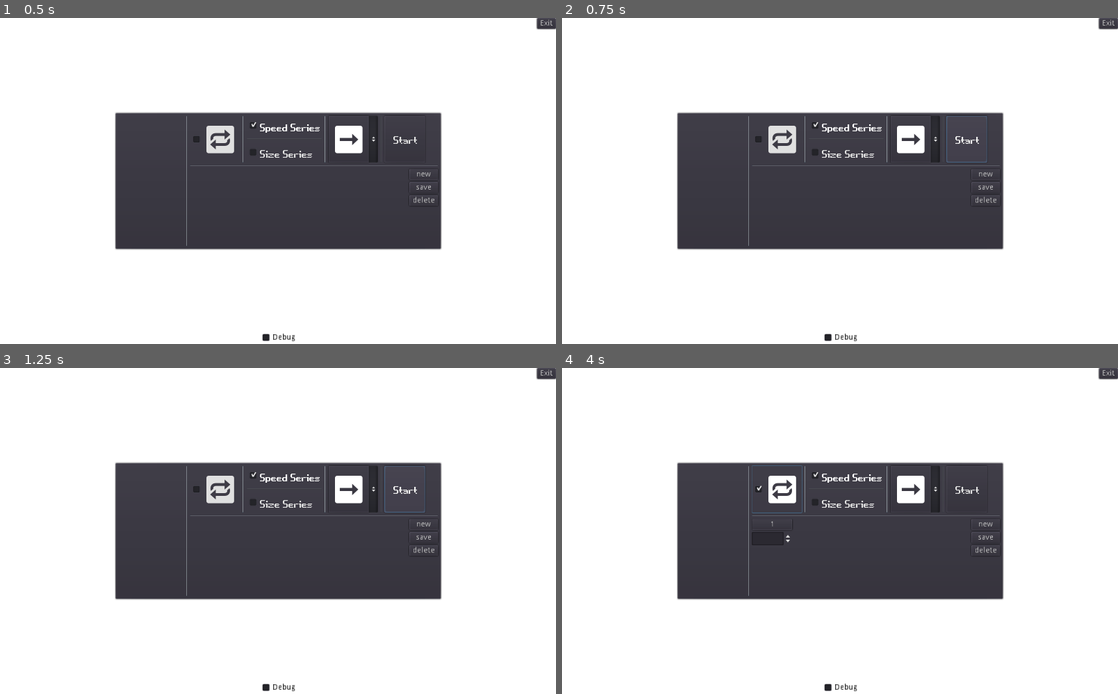
Above: before the commit, frames 1-4 (two rows, left to right).
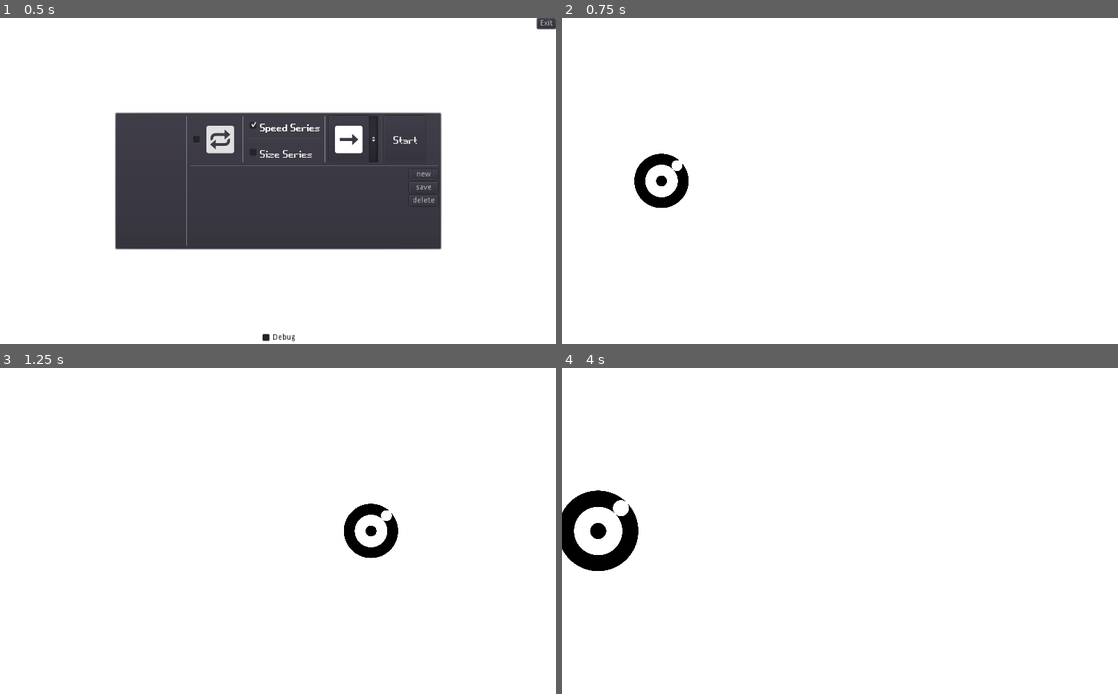
Above: after the commit, the same moments.

Repository: dieg666/TFG-DYNVA-measure
Game: Godot game, scene res://Main.tscn
Same seed, same stepped clock (60 frames per second), same inputs: the game is played once before the commit and once after it.
Inputs (mouse positions are in pixels of both pictures, inside the frame that each line leads up to):
- Up to frame 1 (0.5 s): no input
- Up to frame 2 (0.75 s): click "Start" at 0.5 s
- Up to frame 3 (1.25 s): no input
- Up to frame 4 (4 s): click (967, 488) at 1.25 s, where only the run before the commit has a clickable "Start"; click (984, 524) at 2 s, where only the run before the commit has a clickable "new"; click (984, 524) at 2.75 s, where only the run before the commit has a clickable "new"; click (778, 488) at 3.5 s, where only the run before the commit has a clickable "🔁"

Frame 1 is identical in both runs. In frame 2, 25% of the frame differs, in the area x 13-100%, y 0-100%; in frame 3, 25%; in frame 4, 26%, in the area x 0-100%, y 0-100%.
Error before the commit: Invalid get index 'mode' (on base: 'CanvasLayer (HUD.gd)'). (res://Main.gd:42)

Commit message:
HUD now sends data to main

Diff:
--- a/Main.gd
+++ b/Main.gd
@@ -36,10 +36,10 @@
 		Vector2(screen_size.x,-screen_size.y)
 		]
 
-func start_game():
-	var index = $HUD.state
-	var swing = $HUD.swing
-	run_mode = $HUD.mode
+func start_game(mode, list):
+	var index = int(mode[2])
+	var swing = int(mode[0])
+	run_mode = int(mode[1])
 	var rotationIteration = 5
 	$HUD.hide()
 	$Octo.start(positions[index], velocities[index],swing,run_mode,rotationIteration)
--- a/UI-Godot/HUD.gd
+++ b/UI-Godot/HUD.gd
@@ -6,13 +6,14 @@
 var swing = false
 var node_selected = ''
 var dict = {}
-
+var mode = 0
 # Called when the node enters the scene tree for the first time.
 func _ready():
 	$Save.hide()
 	pass # Replace with function body.
 func _on_Start_pressed():
-	emit_signal("start_game")
+	print(_get_mode())
+	emit_signal("start_game", _get_mode(), get_values($PanelContainer/HBoxContainer/VBoxContainer/HBoxContainer2/ScrollContainer/HBoxContainer.get_children()))
 func _on_DirectionOptionButton_item_selected(index):
 	state = index
 func _on_CheckBox2_pressed():
